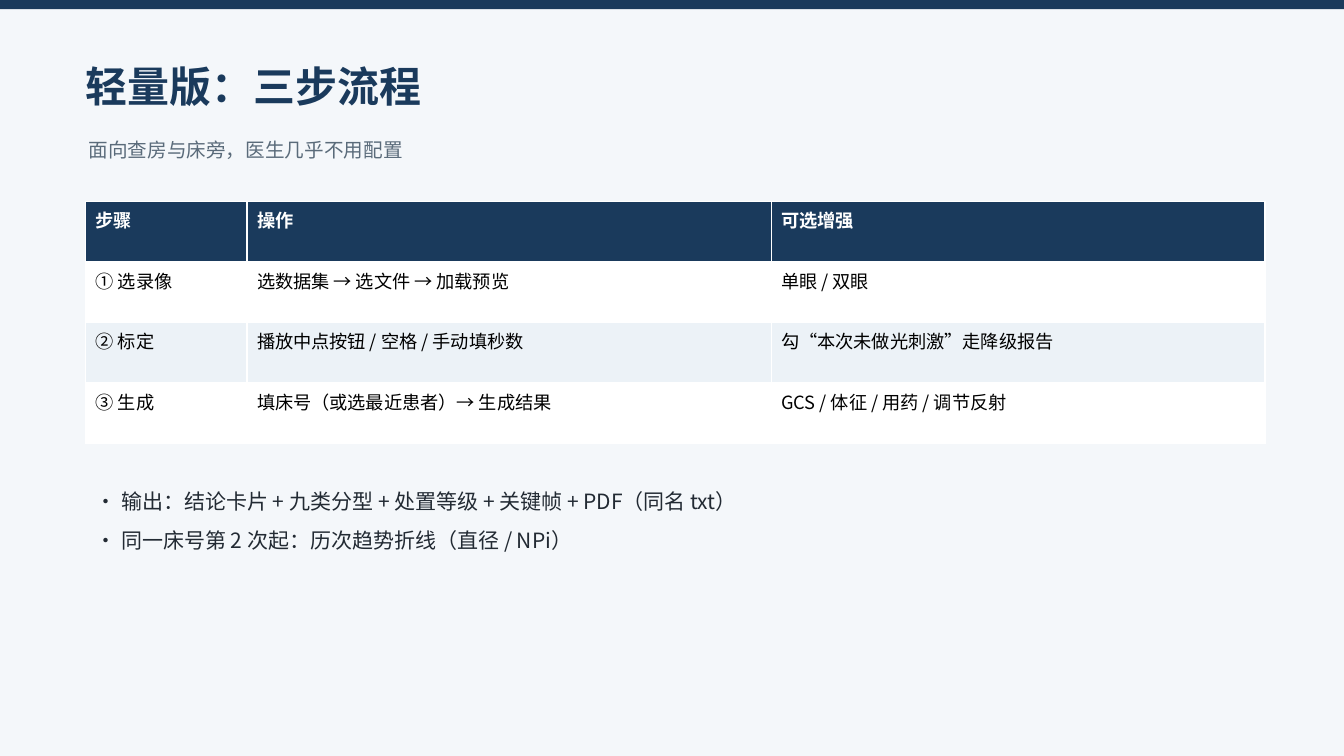
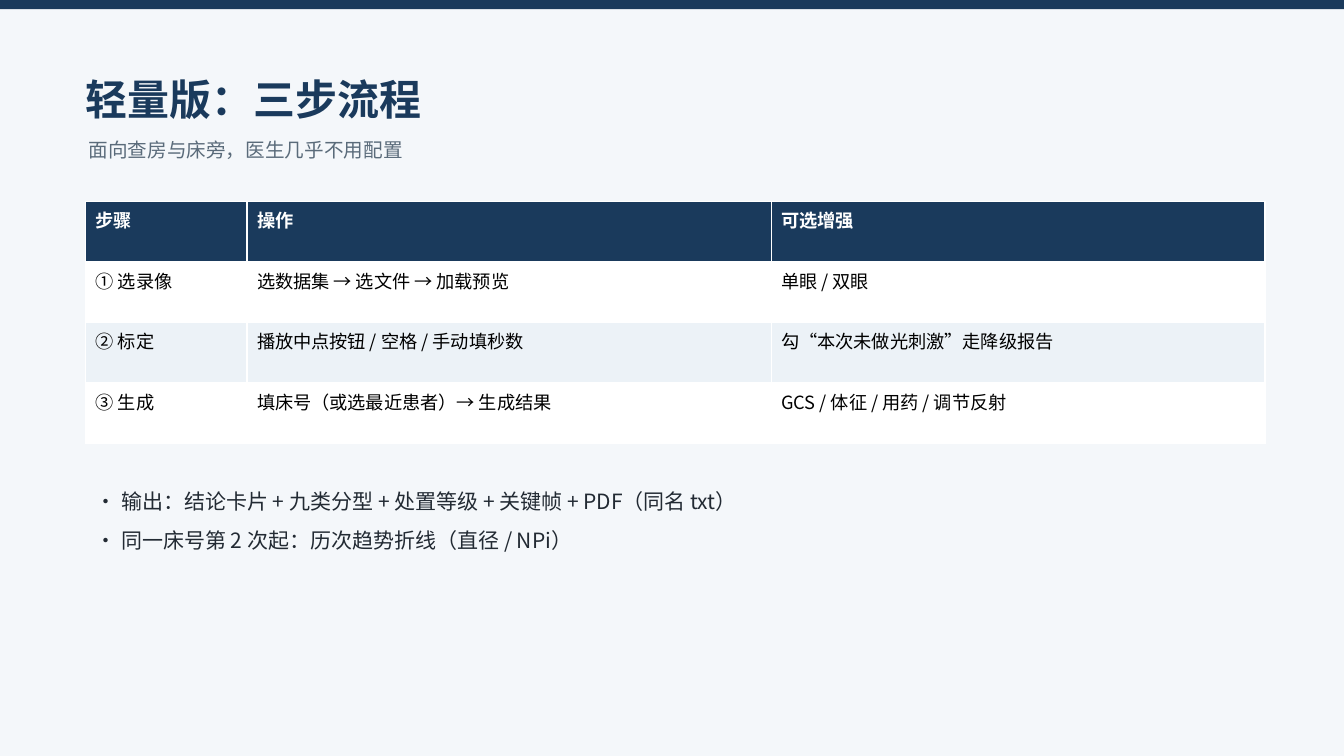
Before and after one commit to pupil-recognization-web/pupil-recognition-web-lite, a slide deck: slide 9 of docs/05_双版本介绍.pptx. Drawn at 1344x756 pixels with LibreOffice and Linux fonts; fonts in the diff are those of the drawing. Boxes give left, top, right and bottom in pixels: in the first picture for what was removed or moved away, otherwise in the second. Text is boxed around its words. In the diff, an @@ line names an element or a change of style, - is before the commit and + after.

```diff
--- a/docs/05_双版本介绍.pptx
+++ b/docs/05_双版本介绍.pptx
@@ title "轻量版：三步流程" at <box>86,79,422,119</box>: vertical alignment top to middle @@
```
Also in this commit, not shown: 12 other slides changed.
